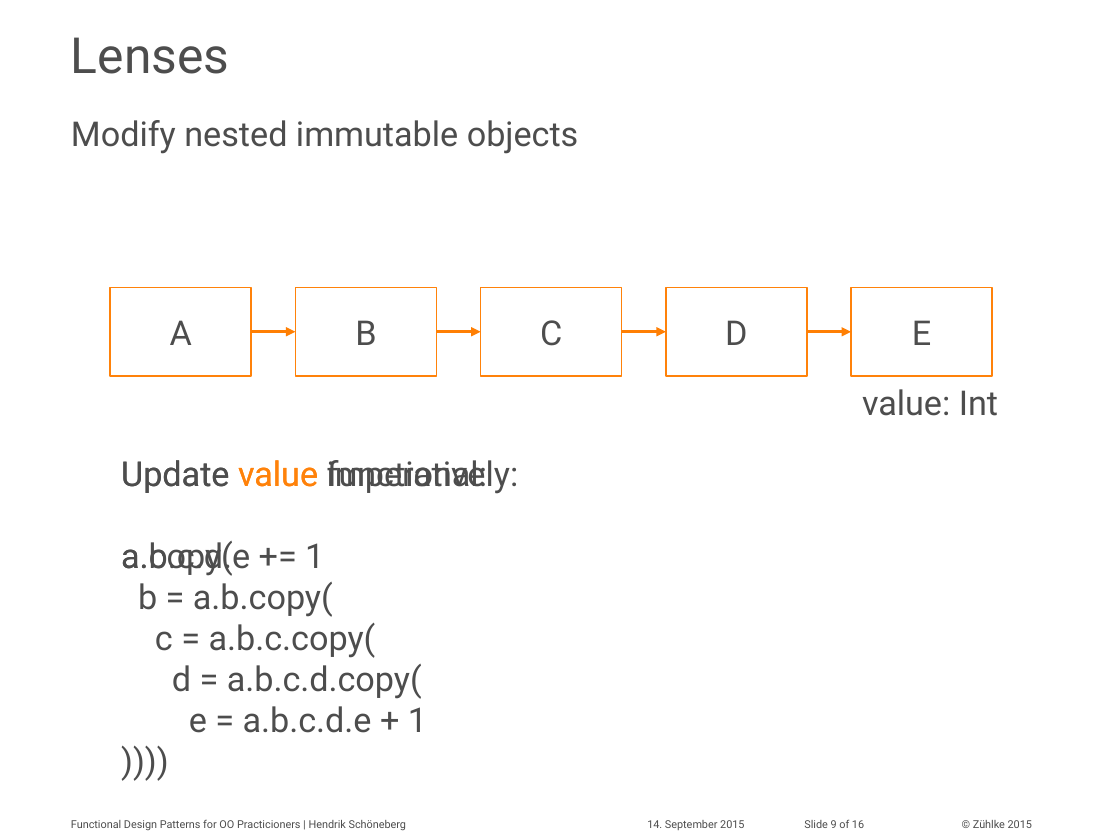
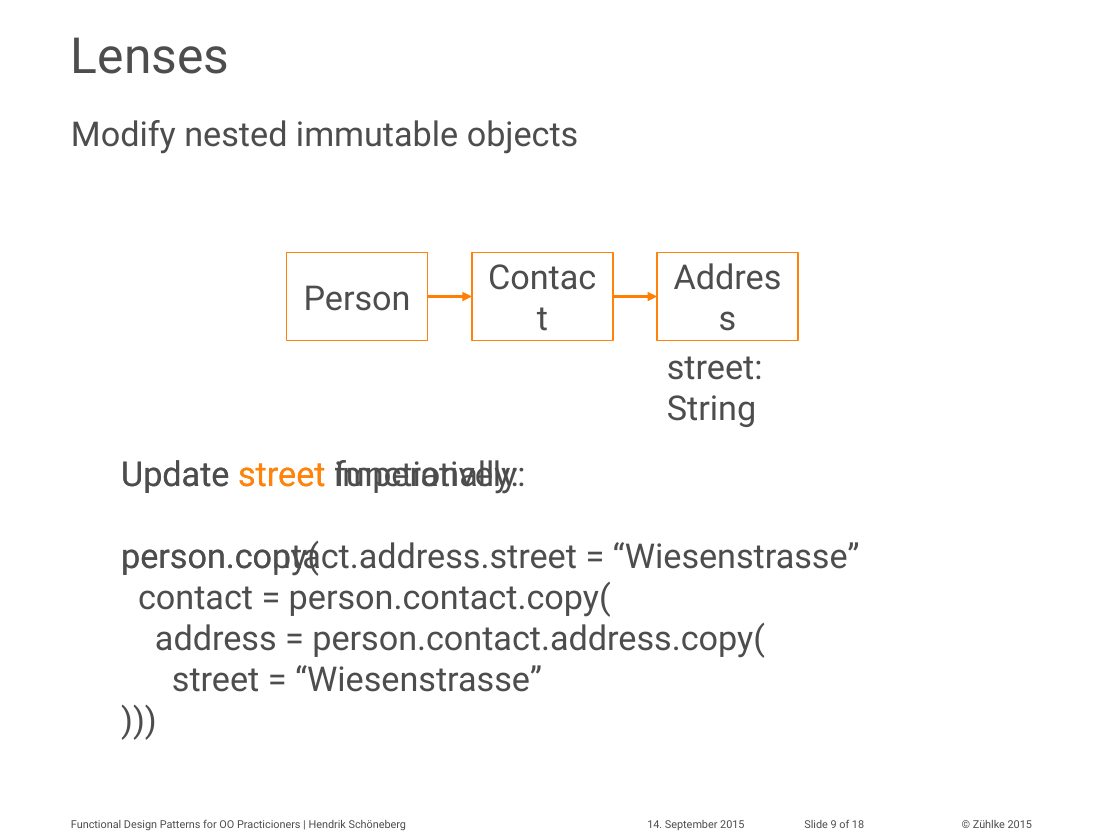
Before and after one commit to aax/zdays-fp-patterns, a slide deck: slide 9 of hesc_slides.pptx. Drawn at 1120x840 pixels with LibreOffice and Linux fonts; fonts in the diff are those of the drawing; background and template pictures are left out. Boxes give left, top, right and bottom in pixels: in the first picture for what was removed or moved away, otherwise in the second. Text is boxed around its words. In the diff, an @@ line names an element or a change of style, - is before the commit and + after.

```diff
--- a/hesc_slides.pptx
+++ b/hesc_slides.pptx
@@ rectangle added at [287,252,428,340], fill #FFFFFF, outline #FF820A 1 pt, 22 pt, text #4D4D4D @@
+Person
@@ 2 arrows, 1 rectangle: place and size @@
-2 arrows, 1 rectangle at [251,288,480,376]
+2 arrows, 1 rectangle at [428,252,657,340]
@@ rectangle added at [657,252,799,340], fill #FFFFFF, outline #FF820A 1 pt, 22 pt, text #4D4D4D @@
+Address
@@ rectangle removed at [110,288,251,376] @@
-A
@@ rectangle removed at [480,288,622,376] @@
-C
@@ rectangle removed at [665,288,806,376] @@
-D
@@ rectangle removed at [851,288,992,376] @@
-E
@@ text in rectangle at [355,320,376,345]: text changed @@
-B
+Contact
@@ arrow removed from (622, 332) to (665, 332) @@
@@ text added at [667,356,763,427], 22 pt, text #4D4D4D @@
+street: String
@@ arrow removed from (806, 332) to (851, 332) @@
@@ text removed at [862,389,998,416] @@
-value: Int
@@ text at [121,460,860,576]: text changed @@
-Update value imperatively:
-a.b.c.d.e += 1
+Update street imperatively:
+person.contact.address.street = “Wiesenstrasse”
@@ text at [121,460,765,692]: text changed @@
-Update value functional:
-a.copy(
-b = a.b.copy(
-c = a.b.c.copy(
-d = a.b.c.d.copy(
-e = a.b.c.d.e + 1
-))))
+Update street functionally:
+person.copy(
+contact = person.contact.copy(
+address = person.contact.address.copy(
+street = “Wiesenstrasse”
+)))
@@ text at [804,819,864,828]: text changed @@
-Slide 9 of 16
+Slide 9 of 18
```
Also in this commit, not shown: 2 other slides changed, 2 slides added.
